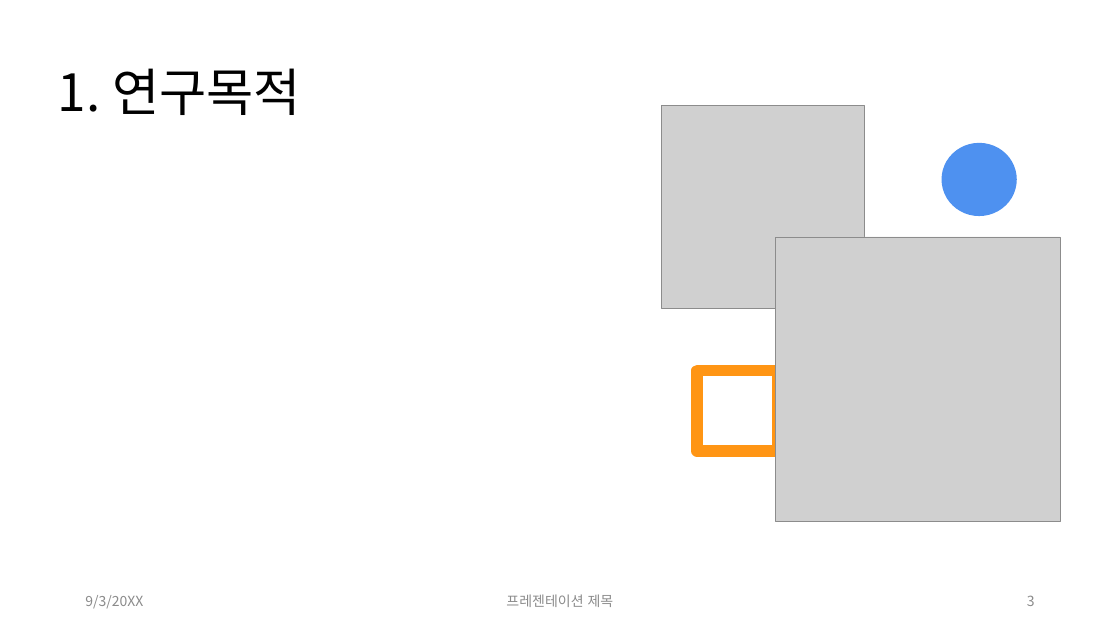
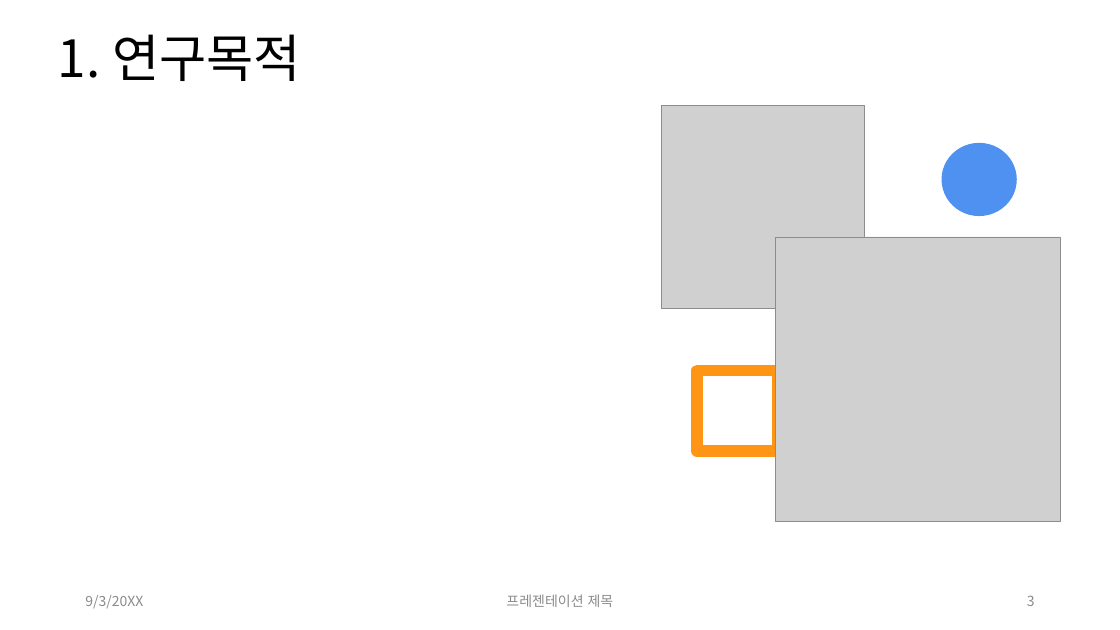
Before and after one commit to EndWish/GraduationProject, a slide deck: slide 3 of 발표자료.pptx. Drawn at 1120x630 pixels with LibreOffice and Linux fonts; fonts in the diff are those of the drawing; grey boxes stand for pictures. Boxes give left, top, right and bottom in pixels: in the first picture for what was removed or moved away, otherwise in the second. Text is boxed around its words. In the diff, an @@ line names an element or a change of style, - is before the commit and + after.

```diff
--- a/발표자료.pptx
+++ b/발표자료.pptx
@@ title "1. 연구목적": place and size @@
-title "1. 연구목적" at (58,68,301,115)
+title "1. 연구목적" at (58,34,301,81)
```
Also in this commit, not shown: 2 other slides changed.
